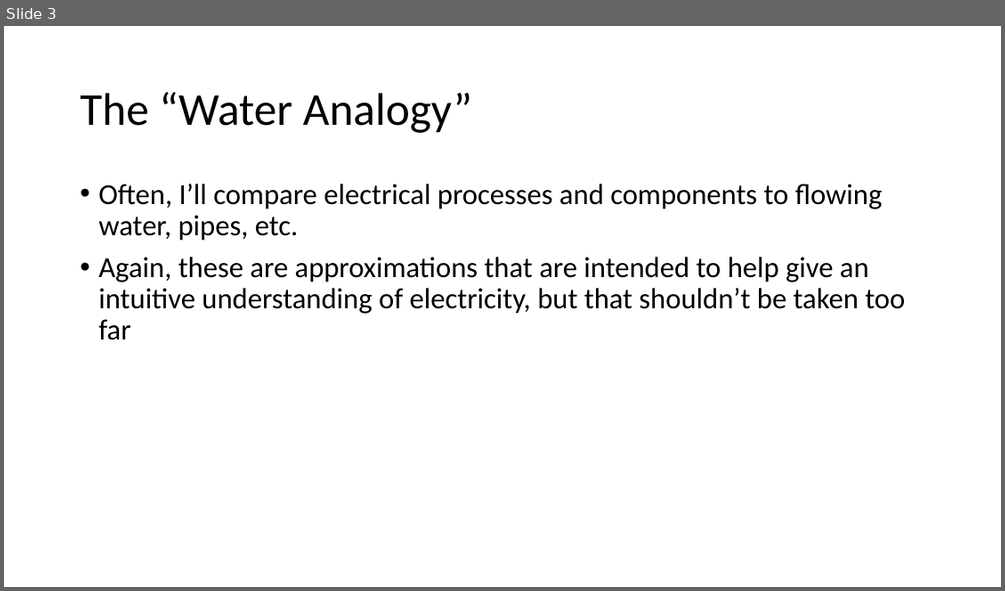
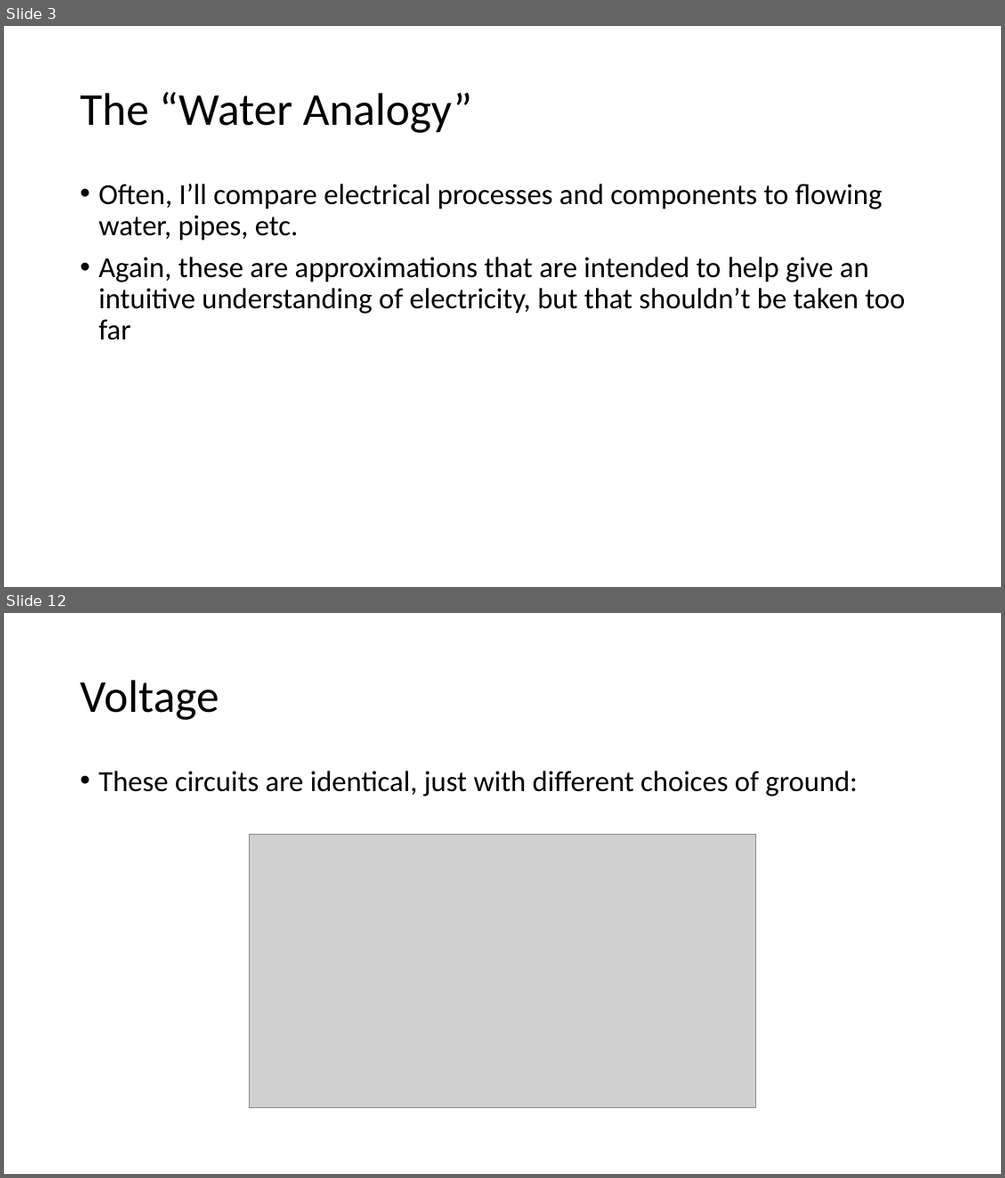
Before and after one commit to carlosgj/FRC-Training, a slide deck: Electronics 101.pptx. Shown one above the other, each under a label of ours: slide 3 before the commit, slides 3 and 12 after it; the slides between them are not shown. The pictures are 1005x591 and 1005x1178 pixels, drawn with LibreOffice and Linux fonts; fonts in the diff are those of the drawing; grey boxes stand for pictures. Boxes give left, top, right and bottom in pixels: in the first picture for what was removed or moved away, otherwise in the second. Text is boxed around its words. In the diff, an @@ line names an element or a change of style, - is before the commit and + after.

```diff
--- a/Electronics 101.pptx
+++ b/Electronics 101.pptx
@@ slide 12 added at (x1=4, y1=613, x2=1001, y2=1174), background #FFFFFF @@
@@ title added at (x1=80, y1=680, x2=218, y2=720), 44 pt, text #000000 @@
+Voltage
@@ text added at (x1=98, y1=771, x2=858, y2=796), 28 pt, text #000000 @@
+• These circuits are identical, just with different choices of ground:
@@ picture added at (x1=250, y1=834, x2=756, y2=1107) @@
```
Also in this commit, not shown: 4 slides changed, 10 other slides added.
